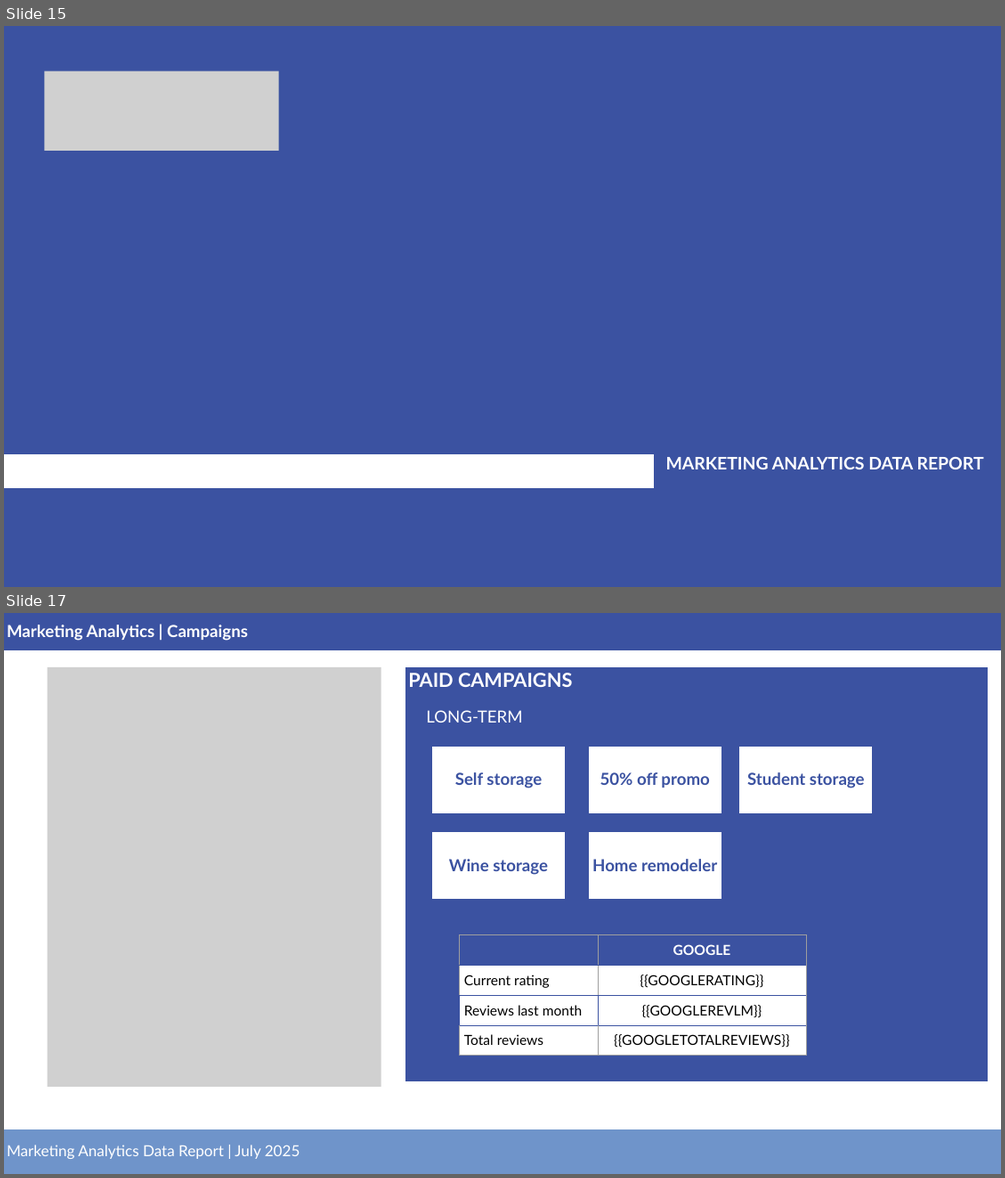
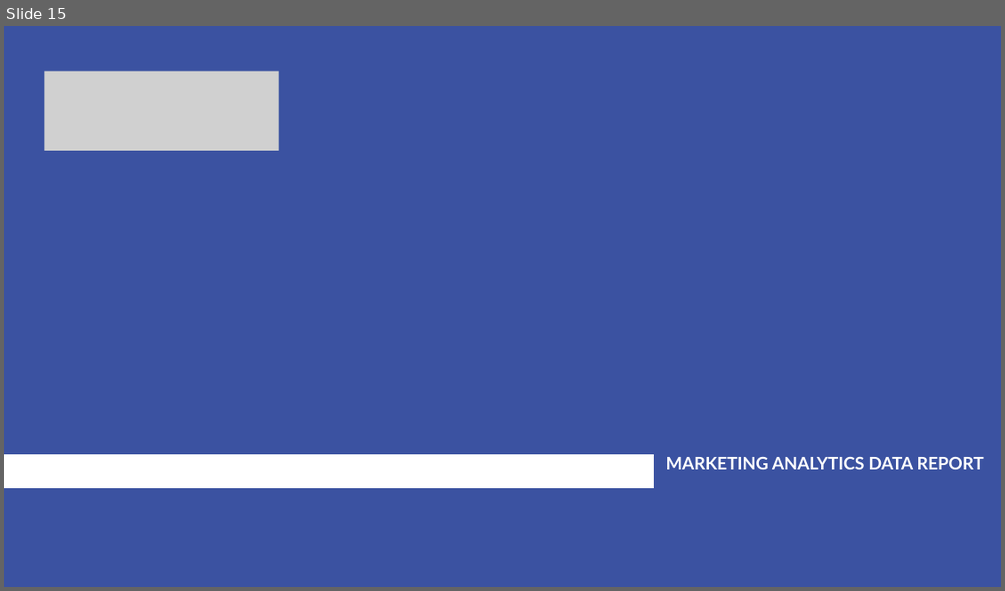
Before and after one commit to alexandermburke/ProformaBuilder, a slide deck: storeinsight/public/OWNERTEMPLATE.pptx. Shown one above the other, each under a label of ours: slides 15 and 17 before the commit, slide 15 after it; the slides between them are not shown. The pictures are 1005x1178 and 1005x591 pixels, drawn with LibreOffice and Linux fonts; fonts in the diff are those of the drawing; grey boxes stand for pictures; background and template pictures are left out; a plain dark background stands for a picture behind light text. Boxes give left, top, right and bottom in pixels: in the first picture for what was removed or moved away, otherwise in the second. Text is boxed around its words. In the diff, an @@ line names an element or a change of style, - is before the commit and + after.

```diff
--- a/storeinsight/public/OWNERTEMPLATE.pptx
+++ b/storeinsight/public/OWNERTEMPLATE.pptx
@@ slide 17 removed at bbox=[4, 613, 1001, 1174], background #FFFFFF @@
@@ freeform shape removed at bbox=[4, 613, 1001, 650] @@
@@ text removed at bbox=[7, 625, 248, 641] @@
-Marketing Analytics | Campaigns
@@ picture removed at bbox=[48, 667, 381, 1086] @@
@@ freeform shape removed at bbox=[405, 667, 987, 1081] @@
@@ text removed at bbox=[408, 673, 572, 687] @@
-PAID CAMPAIGNS
@@ text removed at bbox=[426, 710, 522, 722] @@
-LONG-TERM
@@ freeform shape removed at bbox=[432, 747, 565, 813] @@
@@ text removed at bbox=[455, 772, 542, 788] @@
-Self storage
@@ freeform shape removed at bbox=[589, 747, 721, 813] @@
@@ text removed at bbox=[600, 772, 709, 787] @@
-50% off promo
@@ freeform shape removed at bbox=[740, 747, 873, 813] @@
@@ text removed at bbox=[747, 772, 865, 788] @@
-Student storage
@@ freeform shape removed at bbox=[432, 832, 565, 899] @@
@@ freeform shape removed at bbox=[589, 832, 721, 899] @@
@@ text removed at bbox=[449, 859, 548, 875] @@
-Wine storage
@@ text removed at bbox=[592, 859, 717, 871] @@
-Home remodeler
@@ table removed at bbox=[459, 935, 805, 1055], 4 rows, 2 columns @@
- | GOOGLE
-Current rating | {{GOOGLERATING}}
-Reviews last month | {{GOOGLEREVLM}}
-Total reviews | {{GOOGLETOTALREVIEWS}}
@@ freeform shape removed at bbox=[4, 1129, 1001, 1174] @@
@@ text removed at bbox=[7, 1144, 300, 1159] @@
-Marketing Analytics Data Report | July 2025
```
Also in this commit, not shown: 3 slides changed, 1 other slide removed, 1 other file.
